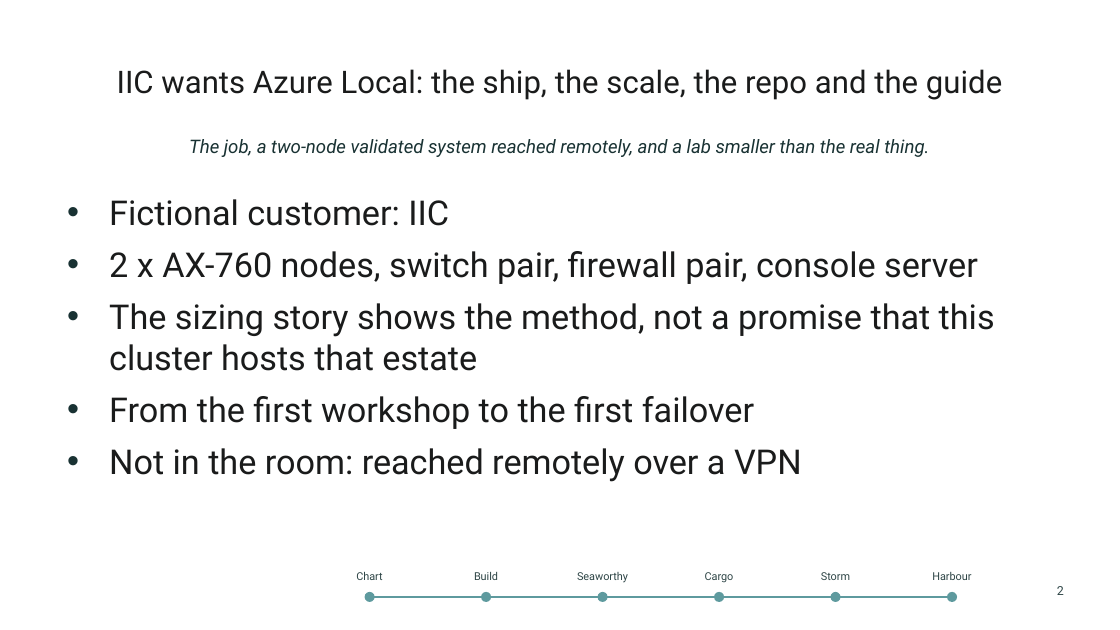
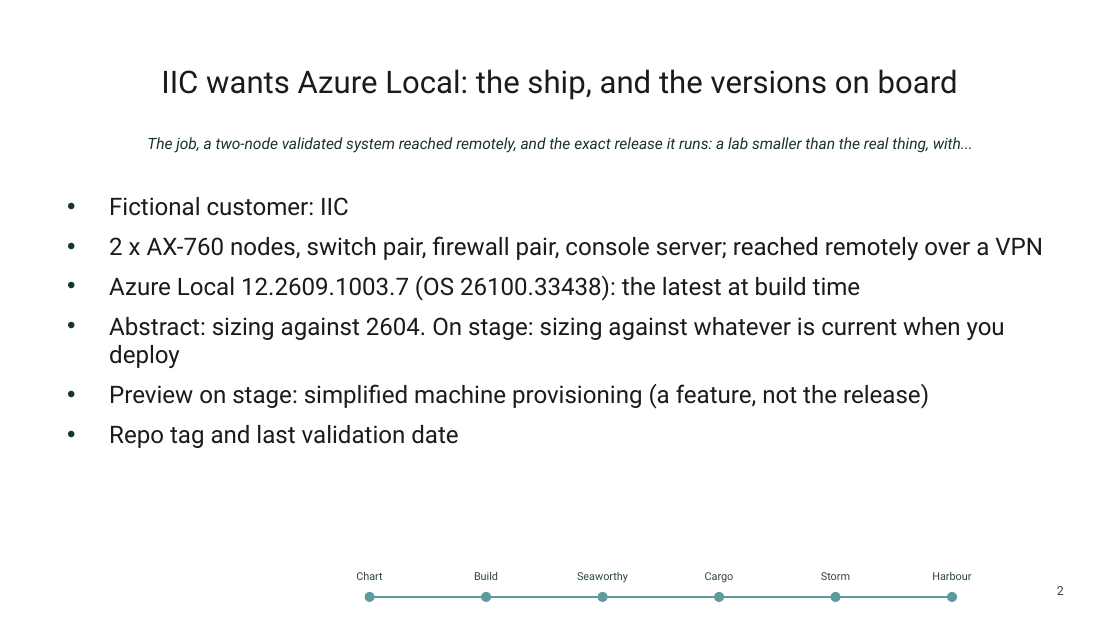
Before and after one commit to thisismydemo/nic2026_azl, a slide deck: slide 2 of presentation/Azure_Local_Discovery_to_Day2_NIC2026.pptx. Drawn at 1120x630 pixels with LibreOffice and Linux fonts; fonts in the diff are those of the drawing; background and template pictures are left out. Boxes give left, top, right and bottom in pixels: in the first picture for what was removed or moved away, otherwise in the second. Text is boxed around its words. In the diff, an @@ line names an element or a change of style, - is before the commit and + after.

```diff
--- a/presentation/Azure_Local_Discovery_to_Day2_NIC2026.pptx
+++ b/presentation/Azure_Local_Discovery_to_Day2_NIC2026.pptx
@@ title at (x1=161, y1=69, x2=958, y2=100): text changed @@
-IIC wants Azure Local: the ship, the scale, the repo and the guide
+IIC wants Azure Local: the ship, and the versions on board
@@ text at (x1=147, y1=137, x2=973, y2=153): text changed; size 12 to 10 pt @@
-The job, a two-node validated system reached remotely, and a lab smaller than the real thing.
+The job, a two-node validated system reached remotely, and the exact release it runs: a lab smaller than the real thing, with...
@@ text at (x1=109, y1=197, x2=349, y2=216): size 22 to 15.5 pt in "Fictional customer: IIC" @@
@@ text at (x1=109, y1=236, x2=1043, y2=448): text changed; size 22 to 15.5 pt @@
-• 2 x AX-760 nodes, switch pair, firewall pair, console server
-• The sizing story shows the method, not a promise that this cluster hosts that estate
-• From the first workshop to the first failover
-• Not in the room: reached remotely over a VPN
+• 2 x AX-760 nodes, switch pair, firewall pair, console server; reached remotely over a VPN
+• Azure Local 12.2609.1003.7 (OS 26100.33438): the latest at build time
+• Abstract: sizing against 2604. On stage: sizing against whatever is current when you deploy
+• Preview on stage: simplified machine provisioning (a feature, not the release)
+• Repo tag and last validation date
```
Also in this commit, not shown: 20 other slides changed, 1 slide added, 1 slide removed, 1 other file.
